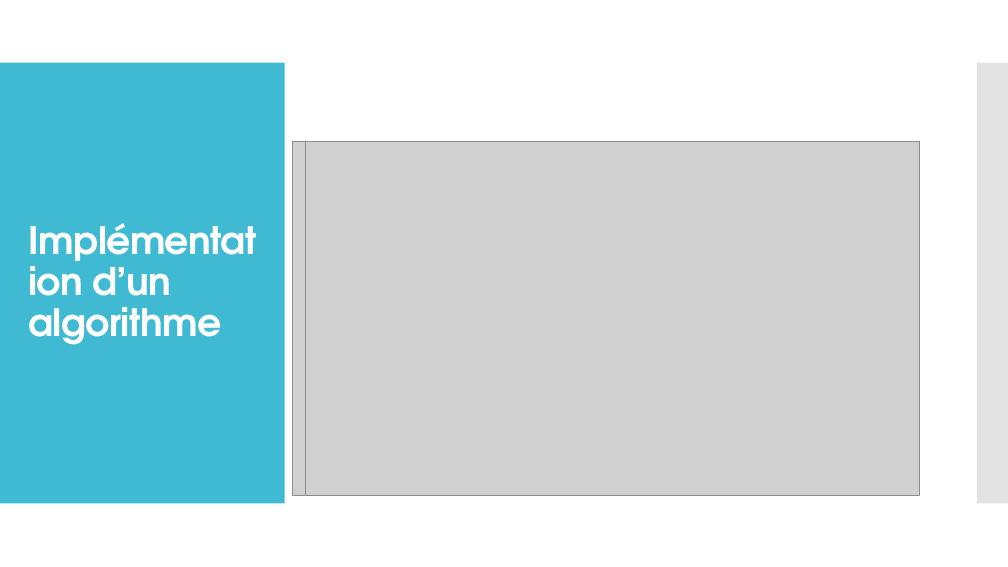
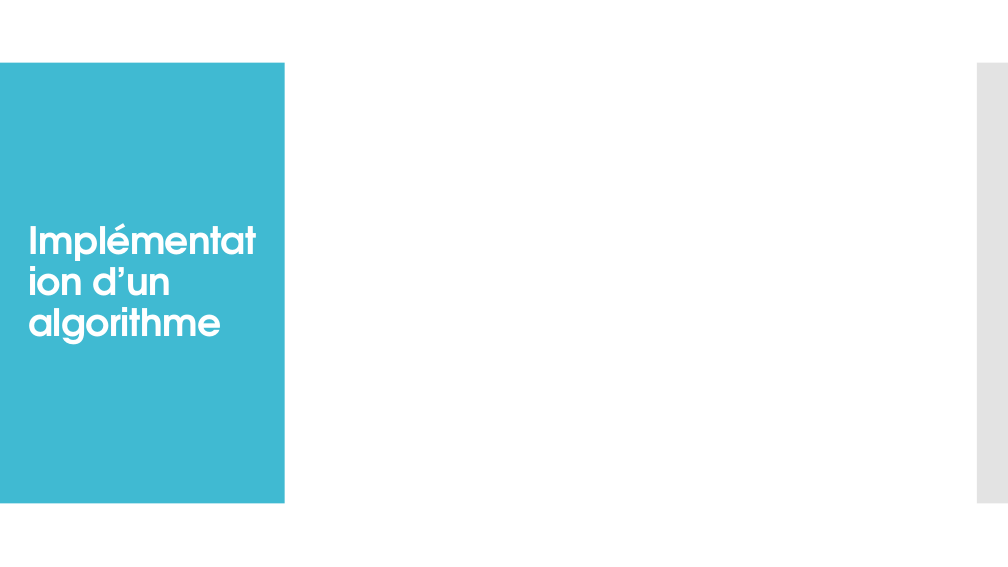
Before and after one commit to Savagerqt/Projet2A, a slide deck: slide 10 of Présentation1.pptx. Drawn at 1008x567 pixels with LibreOffice and Linux fonts; fonts in the diff are those of the drawing; grey boxes stand for pictures; background and template pictures are left out. Boxes give left, top, right and bottom in pixels: in the first picture for what was removed or moved away, otherwise in the second. Text is boxed around its words. In the diff, an @@ line names an element or a change of style, - is before the commit and + after.

```diff
--- a/Présentation1.pptx
+++ b/Présentation1.pptx
@@ picture removed at bbox=[293, 141, 907, 495] @@
@@ picture removed at bbox=[306, 141, 920, 495] @@
```
Also in this commit, not shown: 2 other slides changed, 8 slides added, 6 other files.
